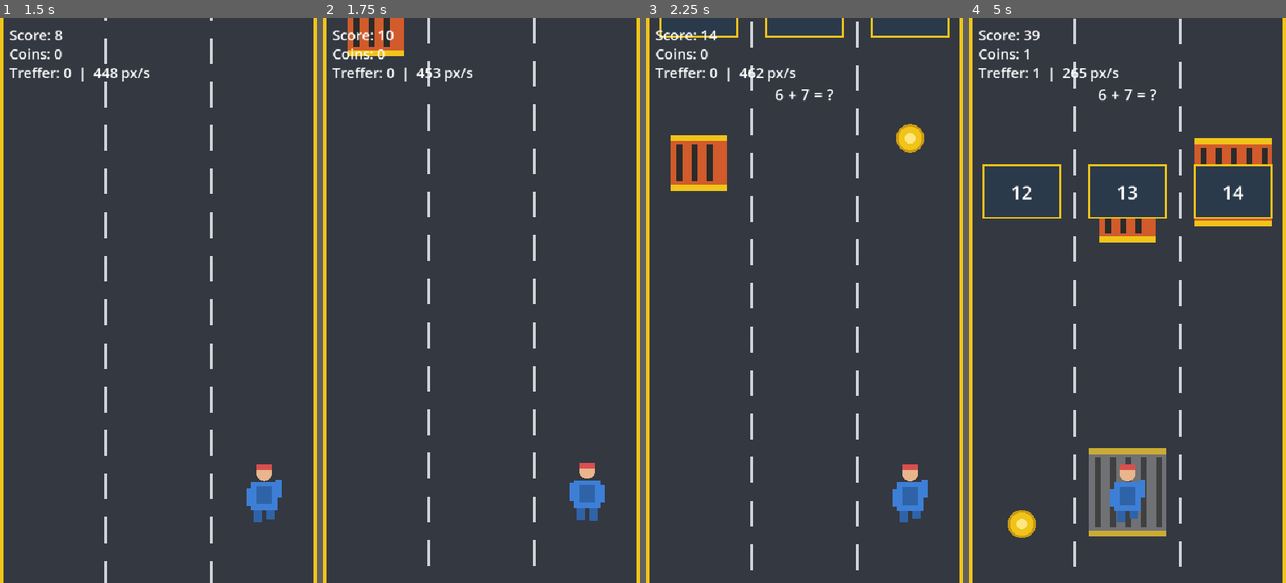
Above: before the commit, frames 1-4 (left to right).
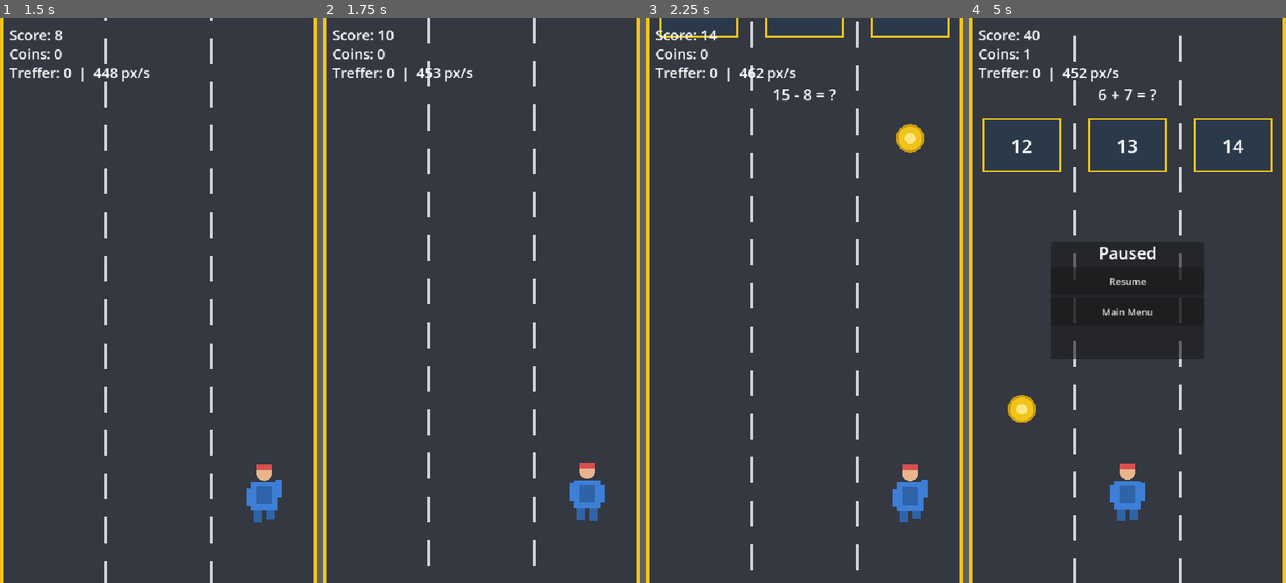
Above: after the commit, the same moments.

Repository: LauxThomas/AffectiveFlowAI_Engine
Game: Godot game, scene res://ui/main_menu.tscn
Two runs of this game, one before a commit and one after it. Both use one fixed random seed, a clock stepped at 60 frames per second and the inputs below.
Inputs (mouse positions are in pixels of both pictures, inside the frame that each line leads up to):
- Up to frame 1 (1.5 s): click "Play" at 0.5 s; tap Enter at 1.25 s; move the mouse to (228, 272) at 1.27 s; hold D from 1.28 s (still down); click (228, 272) at 1.42 s
- Up to frame 2 (1.75 s): keep holding D
- Up to frame 3 (2.25 s): release D at 2 s; drag from (741, 328) to (909, 492) at 2.02 s
- Up to frame 4 (5 s): move the mouse to (1159, 176) at 2.77 s; hold D 2.78-3.5 s; drag from (1111, 413) to (1022, 515) at 3.52 s; move the mouse to (1222, 385) at 4.27 s; hold A from 4.28 s (still down); tap Escape at 4.9 s

Frame 1 is identical in both runs. In frame 2, 0.9% of the frame differs, in the area x 7-26%, y 0-7%; in frame 3, 1.5%; in frame 4, 13%, in the area x 4-96%, y 0-100%.

Commit message:
Obstacles off by default (toggle), ESC pause menu, fix question repeats
Removes obstacles from default play (Settings checkbox to re-enable via
GameSession.obstacles_enabled) - Math Tunnels gates alone still drive
the decision/error signal. Since this drops the HIT-based error
telemetry for most players, FeatureWindow.error_rate now also counts
wrong ANSWER events, matching what the spec already called an error
signal but wasn't wired in.

Adds an ESC pause menu (ui/pause_menu.gd/.tscn) with a process_mode
ALWAYS overlay so Resume/Main Menu stay interactive while the rest of
the tree (obstacles/coins/gates, AffectiveEngine's tick) freezes.

Fixes a real bug where questions stopped varying: RuleBasedPolicy only
moves the difficulty tier while sustained in BOREDOM/OVERWHELM, not
FLOW (where most casual play sits), so difficulty gets stuck - and the
sample pack has only 2 questions at the default tier. Independent
random draws from a pool of 2 produced long same-question runs by
chance. Replaced with a shuffled-bag selector that never repeats a
question until the rest of the matched pool has been asked.

Verified: 10 consecutive picks at a fixed difficulty showed zero
consecutive repeats; obstacles_enabled defaults false; a simulated ESC
keypress (Input.parse_input_event) toggled get_tree().paused true then
false. Clean import/export/runtime after reverting test instrumentation.

Diff:
--- a/affective/feature_window.gd
+++ b/affective/feature_window.gd
@@ -37,6 +37,7 @@
 	var decision_count := 0
 	var answer_count := 0
 	var answer_correct_count := 0
+	var wrong_answer_count := 0
 	var idle_count := 0
 
 	for event in _events:
@@ -58,6 +59,8 @@
 				answer_count += 1
 				if bool(event.get("correct", false)):
 					answer_correct_count += 1
+				else:
+					wrong_answer_count += 1
 			AffectiveTypes.EventType.IDLE:
 				idle_count += 1
 
@@ -82,7 +85,9 @@
 	var hesitation_rate: float = 0.0 if lane_dirs.is_empty() else clampf(float(reversals) / float(lane_dirs.size()), 0.0, 1.0)
 
 	var reaction_latency_mean: float = 0.0 if latencies_norm.is_empty() else _mean(latencies_norm)
-	var error_rate: float = clampf(float(hit_count) / float(maxi(decision_count, 1)), 0.0, 1.0)
+	# Both obstacle HITs and wrong ANSWERs are error signals (spec 4.5); with
+	# obstacles off by default, wrong answers keep this feature meaningful.
+	var error_rate: float = clampf(float(hit_count + wrong_answer_count) / float(maxi(decision_count, 1)), 0.0, 1.0)
 	# no answers yet (Knowledge Packs land in C9) -> neutral/no-evidence-of-failure default
 	var answer_correct_rate: float = 1.0 if answer_count == 0 else clampf(float(answer_correct_count) / float(answer_count), 0.0, 1.0)
 	var lane_switch_rate: float = clampf(float(lane_dirs.size()) / window_sec / RANGE_LANE_SWITCH_RATE, 0.0, 1.0)
--- a/game/game_session.gd
+++ b/game/game_session.gd
@@ -7,6 +7,11 @@
 var forced_pack_id: String = ""
 var active_pack_id: String = "math_basics"
 
+# Off by default (removed for less on-screen clutter); toggled in
+# Settings. Math Tunnels answer-gates still provide the core decision/
+# error signal without them.
+var obstacles_enabled: bool = false
+
 func consume_forced_pack() -> String:
 	var result: String = forced_pack_id
 	forced_pack_id = ""
--- a/game/main.gd
+++ b/game/main.gd
@@ -43,6 +43,7 @@
 var _open_zone: Node2D = null
 var _hint_free_lane: int = -1
 var _pack_items: Array = []
+var _asked_questions: Array[String] = []   # shuffled-bag: no repeat until the pool is exhausted
 
 @onready var player: Node2D = $Player
 @onready var score_label: Label = $UI/ScoreLabel
@@ -102,12 +103,14 @@
 			_close_zone(n)   # "avoided harmlessly" resolution path
 			n.queue_free()
 
-	# Hindernisse
-	_dist_ob -= move
-	if _dist_ob <= 0.0:
-		_spawn_obstacles(params.difficulty)
-		var gap: float = maxf(OBSTACLE_GAP_FLOOR, speed * OBSTACLE_GAP_SPEED_FACTOR) / maxf(params.spawn_mult, 0.01)
-		_dist_ob = gap + randf_range(60.0, 260.0)
+	# Hindernisse - off by default (Settings toggle); Math Tunnels gates
+	# alone still drive the decision/error signal.
+	if GameSession.obstacles_enabled:
+		_dist_ob -= move
+		if _dist_ob <= 0.0:
+			_spawn_obstacles(params.difficulty)
+			var gap: float = maxf(OBSTACLE_GAP_FLOOR, speed * OBSTACLE_GAP_SPEED_FACTOR) / maxf(params.spawn_mult, 0.01)
+			_dist_ob = gap + randf_range(60.0, 260.0)
 
 	# Münzen - a rare bonus, not a constant stream (no telemetry purpose,
 	# so kept sparse deliberately to reduce on-screen clutter)
@@ -157,18 +160,42 @@
 	c.collected.connect(_on_coin_collected)
 	add_child(c)
 
-func _spawn_answer_gate(difficulty: int) -> void:
-	if _pack_items.is_empty():
-		return
+# Shuffled-bag question selection: prefers the current difficulty tier
+# (falling back to the whole pack if none match), but never repeats a
+# question until every other one in that pool has been asked - a plain
+# pick_random() would happily draw the same 1-2 questions over and over
+# whenever the pool is small (e.g. the player stays in FLOW for a while,
+# so difficulty - and therefore the candidate pool - stays fixed).
+func _pick_next_question(difficulty: int) -> Dictionary:
 	var candidates: Array = _pack_items.filter(
 		func(item_variant: Variant) -> bool:
 			return typeof(item_variant) == TYPE_DICTIONARY and int((item_variant as Dictionary).get("difficulty", 0)) == difficulty
 	)
 	var pool: Array = candidates if not candidates.is_empty() else _pack_items
-	var item_variant: Variant = pool.pick_random()
-	if typeof(item_variant) != TYPE_DICTIONARY:
-		return
-	var item: Dictionary = item_variant as Dictionary
+	var unseen: Array = pool.filter(
+		func(item_variant: Variant) -> bool:
+			return not _asked_questions.has(String((item_variant as Dictionary).get("question", "")))
+	)
+	if unseen.is_empty():
+		var last_question: String = _asked_questions.back() if not _asked_questions.is_empty() else ""
+		_asked_questions.clear()
+		unseen = pool.filter(
+			func(item_variant: Variant) -> bool:
+				return String((item_variant as Dictionary).get("question", "")) != last_question
+		) if pool.size() > 1 else pool
+	var chosen_variant: Variant = unseen.pick_random()
+	if typeof(chosen_variant) != TYPE_DICTIONARY:
+		return {}
+	var chosen: Dictionary = chosen_variant as Dictionary
+	_asked_questions.append(String(chosen.get("question", "")))
+	return chosen
+
+func _spawn_answer_gate(difficulty: int) -> void:
+	if _pack_items.is_empty():
+		return
+	var item: Dictionary = _pick_next_question(difficulty)
+	if item.is_empty():
+		return
 	var answers: Variant = item.get("answers", [])
 	if typeof(answers) != TYPE_ARRAY or (answers as Array).size() != LANE_COUNT:
 		return
--- a/game/main.tscn
+++ b/game/main.tscn
@@ -1,8 +1,9 @@
-[gd_scene load_steps=4 format=3]
+[gd_scene load_steps=5 format=3]
 
 [ext_resource type="Script" path="res://game/main.gd" id="1"]
 [ext_resource type="PackedScene" path="res://game/player.tscn" id="2"]
 [ext_resource type="PackedScene" path="res://ui/debug_hud.tscn" id="3"]
+[ext_resource type="PackedScene" path="res://ui/pause_menu.tscn" id="4"]
 
 [node name="Main" type="Node2D"]
 script = ExtResource("1")
@@ -47,3 +48,5 @@
 position = Vector2(270, 810)
 
 [node name="DebugHud" parent="." instance=ExtResource("3")]
+
+[node name="PauseMenu" parent="." instance=ExtResource("4")]
--- a/ui/main_menu.gd
+++ b/ui/main_menu.gd
@@ -4,6 +4,7 @@
 @onready var edit_content_button: Button = $EditContentButton
 @onready var settings_button: Button = $SettingsButton
 @onready var settings_panel: PanelContainer = $SettingsPanel
+@onready var obstacles_check: CheckBox = $SettingsPanel/SettingsContent/ObstaclesCheck
 @onready var consent_check: CheckBox = $SettingsPanel/SettingsContent/ConsentCheck
 @onready var sessions_status_label: Label = $SettingsPanel/SettingsContent/SessionsStatusLabel
 @onready var export_sessions_button: Button = $SettingsPanel/SettingsContent/SessionButtons/ExportSessionsButton
@@ -16,6 +17,9 @@
 	play_button.pressed.connect(_on_play_pressed)
 	edit_content_button.pressed.connect(_on_edit_content_pressed)
 	settings_button.pressed.connect(_on_settings_pressed)
+
+	obstacles_check.button_pressed = GameSession.obstacles_enabled
+	obstacles_check.toggled.connect(_on_obstacles_toggled)
 
 	consent_check.button_pressed = AffectiveEngine.is_logging_enabled()
 	consent_check.toggled.connect(_on_consent_toggled)
@@ -45,6 +49,9 @@
 	if settings_panel.visible:
 		_refresh_sessions_status()
 
+func _on_obstacles_toggled(enabled: bool) -> void:
+	GameSession.obstacles_enabled = enabled
+
 func _on_consent_toggled(enabled: bool) -> void:
 	AffectiveEngine.set_logging_consent(enabled)
 
--- a/ui/main_menu.tscn
+++ b/ui/main_menu.tscn
@@ -44,9 +44,16 @@
 offset_left = 40.0
 offset_top = 570.0
 offset_right = 500.0
-offset_bottom = 900.0
+offset_bottom = 940.0
 
 [node name="SettingsContent" type="VBoxContainer" parent="SettingsPanel"]
+layout_mode = 2
+
+[node name="ObstaclesCheck" type="CheckBox" parent="SettingsPanel/SettingsContent"]
+layout_mode = 2
+text = "Enable obstacles"
+
+[node name="HSeparator1" type="HSeparator" parent="SettingsPanel/SettingsContent"]
 layout_mode = 2
 
 [node name="PrivacyLabel" type="Label" parent="SettingsPanel/SettingsContent"]
--- /dev/null
+++ b/ui/pause_menu.gd
@@ -0,0 +1,33 @@
+# In-game pause overlay, toggled with ESC. process_mode ALWAYS so this node
+# (and its buttons) keep receiving input while the rest of the tree is
+# paused - everything else (obstacles/coins/AffectiveEngine's tick) freezes
+# as expected.
+extends CanvasLayer
+
+@onready var panel: PanelContainer = $Panel
+@onready var resume_button: Button = $Panel/VBoxContainer/ResumeButton
+@onready var menu_button: Button = $Panel/VBoxContainer/MenuButton
+
+func _ready() -> void:
+	process_mode = Node.PROCESS_MODE_ALWAYS
+	layer = 90
+	panel.visible = false
+	resume_button.pressed.connect(_on_resume_pressed)
+	menu_button.pressed.connect(_on_menu_pressed)
+
+func _unhandled_input(event: InputEvent) -> void:
+	if event is InputEventKey:
+		var key_event := event as InputEventKey
+		if key_event.pressed and not key_event.echo and key_event.keycode == KEY_ESCAPE:
+			_toggle_pause()
+
+func _toggle_pause() -> void:
+	panel.visible = not panel.visible
+	get_tree().paused = panel.visible
+
+func _on_resume_pressed() -> void:
+	_toggle_pause()
+
+func _on_menu_pressed() -> void:
+	get_tree().paused = false
+	get_tree().change_scene_to_file("res://ui/main_menu.tscn")
--- /dev/null
+++ b/ui/pause_menu.tscn
@@ -0,0 +1,31 @@
+[gd_scene load_steps=2 format=3]
+
+[ext_resource type="Script" path="res://ui/pause_menu.gd" id="1"]
+
+[node name="PauseMenu" type="CanvasLayer"]
+script = ExtResource("1")
+
+[node name="Panel" type="PanelContainer" parent="."]
+offset_left = 140.0
+offset_top = 380.0
+offset_right = 400.0
+offset_bottom = 580.0
+
+[node name="VBoxContainer" type="VBoxContainer" parent="Panel"]
+layout_mode = 2
+
+[node name="TitleLabel" type="Label" parent="Panel/VBoxContainer"]
+layout_mode = 2
+theme_override_font_sizes/font_size = 28
+horizontal_alignment = 1
+text = "Paused"
+
+[node name="ResumeButton" type="Button" parent="Panel/VBoxContainer"]
+layout_mode = 2
+custom_minimum_size = Vector2(0, 48)
+text = "Resume"
+
+[node name="MenuButton" type="Button" parent="Panel/VBoxContainer"]
+layout_mode = 2
+custom_minimum_size = Vector2(0, 48)
+text = "Main Menu"
Not shown, added: ui/pause_menu.gd.uid
Not shown, changed: docs/MVP_SPEC.md
